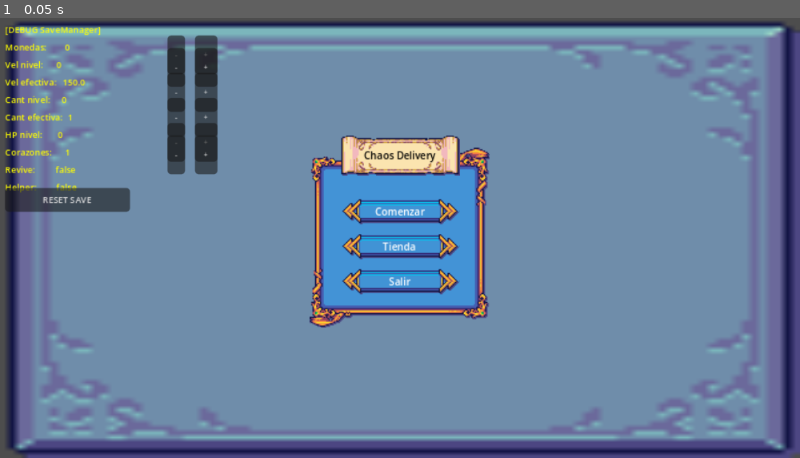
Above: before the commit, frame 1.
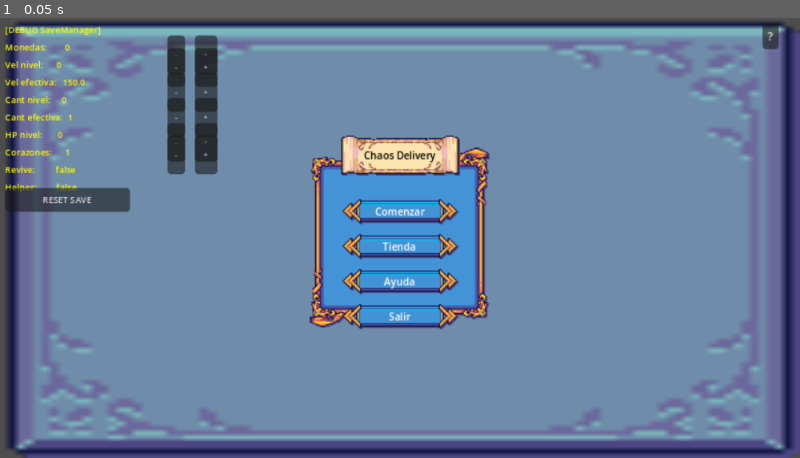
Above: after the commit, the same moment.

Repository: jaydev404/omega-kiro-game
Game: Godot game, scene res://Scenes/UI/ChaosMainMenu.tscn
The game is run twice, just before and just after one commit, with the same random seed, the same clock (stepped at 60 frames per second) and the same inputs.
Inputs:
- Up to frame 1 (0.05 s): no input

The runs differ from the first frame. In frame 1, 0.8% of the frame differs, in the area x 42-98%, y 1-71%.

Commit message:
feat: help screen with two tabs + main menu fixes HelpScreen: - Two tabs: HOW TO PLAY (controls, objective) and ITEMS (icon + name + desc rows) - Sprites with animation sheets cropped to first 16x16 frame via AtlasTexture sub-resource - Navigate tabs with arrow keys or mouse, close with Esc - Consumes all keyboard input while open to prevent menu bleed-through - Wrapped in CanvasLayer in both scenes so it centers on viewport Main menu: - BtnHelpSprite added as 4th button: Comenzar > Tienda > Ayuda > Salir - _is_over() fixed: uses get_canvas_transform() to convert world to viewport coords - Sprite2D -> TextureRect in items tab for proper HBox layout participation - Space/Enter no longer close HelpScreen (only Esc) - Keyboard nav hint added at bottom of HOW TO PLAY tab

Diff:
--- a/Scenes/Levels/ChaosGame.tscn
+++ b/Scenes/Levels/ChaosGame.tscn
@@ -8,6 +8,7 @@
 [ext_resource type="Script" uid="uid://d4aahxdrx7xsk" path="res://Scripts/GameManager.gd" id="6"]
 [ext_resource type="Script" path="res://Scripts/UI/PowerUpMenu.gd" id="17_pmenu"]
 [ext_resource type="Script" path="res://Scripts/UI/KeyboardMenu.gd" id="18_kmenu"]
+[ext_resource type="PackedScene" path="res://Scenes/UI/HelpScreen.tscn" id="19_help"]
 [ext_resource type="Texture2D" uid="uid://b47w3ju6wf7e6" path="res://Assets/UI/HUD/sprHUDHeartContainerMeter.png" id="7"]
 [ext_resource type="Texture2D" uid="uid://bye47q3y5ipqu" path="res://Assets/UI/Menu/Menu.png" id="9"]
 [ext_resource type="FontFile" uid="uid://d21uixh14b4m4" path="res://Assets/UI/font/pixelFont-7-8x14-sproutLands.ttf" id="11"]
@@ -543,3 +544,16 @@
 
 [node name="DeliveryTruckThird" parent="." unique_id=1247381373 instance=ExtResource("12_n0a8c")]
 position = Vector2(321, 75)
+
+[node name="BtnHelp" type="Button" parent="."]
+process_mode = 3
+position = Vector2(610, 4)
+offset_right = 26.0
+offset_bottom = 18.0
+theme_override_font_sizes/font_size = 9
+text = "?"
+
+[node name="HelpScreenLayer" type="CanvasLayer" parent="."]
+process_mode = 3
+
+[node name="HelpScreen" parent="HelpScreenLayer" instance=ExtResource("19_help")]
--- a/Scenes/UI/ChaosMainMenu.tscn
+++ b/Scenes/UI/ChaosMainMenu.tscn
@@ -6,6 +6,7 @@
 [ext_resource type="Texture2D" uid="uid://ck2kujfx1uty4" path="res://Assets/UI/Menu/title.png" id="4"]
 [ext_resource type="Texture2D" uid="uid://cihkys1oo33i" path="res://Assets/UI/Menu/button.png" id="5"]
 [ext_resource type="Script" path="res://Scripts/UI/DebugSavePanel.gd" id="6"]
+[ext_resource type="PackedScene" path="res://Scenes/UI/HelpScreen.tscn" id="7_help"]
 
 [sub_resource type="FontVariation" id="FontVariation_0kg5h"]
 
@@ -112,7 +113,7 @@
 vertical_alignment = 1
 
 [node name="BtnExitSprite" type="AnimatedSprite2D" parent="." unique_id=1845638929]
-position = Vector2(320, 211)
+position = Vector2(320, 239)
 sprite_frames = SubResource("SpriteFrames_btn")
 animation = &"states"
 
@@ -124,6 +125,22 @@
 theme_override_fonts/font = SubResource("FontVariation_d30n5")
 theme_override_font_sizes/font_size = 8
 text = "Salir"
+horizontal_alignment = 1
+vertical_alignment = 1
+
+[node name="BtnHelpSprite" type="AnimatedSprite2D" parent="."]
+position = Vector2(320, 211)
+sprite_frames = SubResource("SpriteFrames_btn")
+animation = &"states"
+
+[node name="Label" type="Label" parent="BtnHelpSprite"]
+offset_left = -48.0
+offset_top = -11.0
+offset_right = 48.0
+offset_bottom = 11.0
+theme_override_fonts/font = SubResource("FontVariation_d30n5")
+theme_override_font_sizes/font_size = 8
+text = "Ayuda"
 horizontal_alignment = 1
 vertical_alignment = 1
 
@@ -147,3 +164,15 @@
 offset_bottom = 148.0
 theme_override_font_sizes/font_size = 7
 text = "RESET SAVE"
+
+[node name="BtnHelp" type="Button" parent="."]
+position = Vector2(610, 4)
+offset_right = 26.0
+offset_bottom = 18.0
+theme_override_font_sizes/font_size = 9
+text = "?"
+tooltip_text = "Ayuda"
+
+[node name="HelpScreenLayer" type="CanvasLayer" parent="."]
+
+[node name="HelpScreen" parent="HelpScreenLayer" instance=ExtResource("7_help")]
--- /dev/null
+++ b/Scenes/UI/HelpScreen.tscn
@@ -0,0 +1,393 @@
+[gd_scene format=3]
+
+[ext_resource type="Script" path="res://Scripts/UI/HelpScreen.gd" id="1"]
+[ext_resource type="Texture2D" path="res://Assets/Objects/Box/sprBox.png" id="2"]
+[ext_resource type="Texture2D" path="res://Assets/Objects/Box/sprBluePot.png" id="3"]
+[ext_resource type="Texture2D" path="res://Assets/Objects/Bombs/sprWeaponBomb.png" id="4"]
+[ext_resource type="Texture2D" path="res://Assets/Objects/Items/sprGoldCoin.png" id="5"]
+[ext_resource type="Texture2D" path="res://Assets/Objects/Items/sprRuby.png" id="6"]
+[ext_resource type="Texture2D" path="res://Assets/Objects/Items/sprSilverCoin.png" id="7"]
+
+[sub_resource type="AtlasTexture" id="atlas_gold"]
+atlas = ExtResource("5")
+region = Rect2(0, 0, 16, 16)
+
+[sub_resource type="AtlasTexture" id="atlas_silver"]
+atlas = ExtResource("7")
+region = Rect2(0, 0, 16, 16)
+
+[sub_resource type="AtlasTexture" id="atlas_ruby"]
+atlas = ExtResource("6")
+region = Rect2(0, 0, 16, 16)
+
+[sub_resource type="AtlasTexture" id="atlas_bomb"]
+atlas = ExtResource("4")
+region = Rect2(0, 0, 16, 16)
+
+[node name="HelpScreen" type="Control"]
+visible = false
+script = ExtResource("1")
+layout_mode = 3
+anchors_preset = 15
+anchor_right = 1.0
+anchor_bottom = 1.0
+grow_horizontal = 2
+grow_vertical = 2
+
+[node name="Bg" type="ColorRect" parent="."]
+layout_mode = 0
+anchor_right = 1.0
+anchor_bottom = 1.0
+color = Color(0, 0, 0, 0.75)
+
+[node name="Panel" type="VBoxContainer" parent="."]
+layout_mode = 0
+anchor_left = 0.5
+anchor_top = 0.5
+anchor_right = 0.5
+anchor_bottom = 0.5
+offset_left = -155.0
+offset_top = -120.0
+offset_right = 155.0
+offset_bottom = 120.0
+theme_override_constants/separation = 6
+
+[node name="Title" type="Label" parent="Panel"]
+layout_mode = 2
+theme_override_colors/font_color = Color(1, 0.9, 0.2, 1)
+theme_override_font_sizes/font_size = 11
+text = "AYUDA"
+horizontal_alignment = 1
+
+[node name="NavRow" type="HBoxContainer" parent="Panel"]
+layout_mode = 2
+theme_override_constants/separation = 8
+alignment = 1
+
+[node name="BtnPrev" type="Button" parent="Panel/NavRow"]
+layout_mode = 2
+custom_minimum_size = Vector2(20, 16)
+theme_override_font_sizes/font_size = 9
+text = "◀"
+
+[node name="TabLabel" type="Label" parent="Panel/NavRow"]
+layout_mode = 2
+custom_minimum_size = Vector2(120, 0)
+theme_override_font_sizes/font_size = 9
+text = "◀  CÓMO JUGAR  ▶"
+horizontal_alignment = 1
+vertical_alignment = 1
+
+[node name="BtnNext" type="Button" parent="Panel/NavRow"]
+layout_mode = 2
+custom_minimum_size = Vector2(20, 16)
+theme_override_font_sizes/font_size = 9
+text = "▶"
+
+[node name="Separator" type="ColorRect" parent="Panel"]
+layout_mode = 2
+custom_minimum_size = Vector2(0, 1)
+color = Color(0.5, 0.5, 0.5, 0.5)
+
+[node name="Content" type="Control" parent="Panel"]
+layout_mode = 2
+custom_minimum_size = Vector2(0, 180)
+
+[node name="Tab0" type="VBoxContainer" parent="Panel/Content"]
+layout_mode = 1
+anchor_right = 1.0
+anchor_bottom = 1.0
+grow_horizontal = 2
+grow_vertical = 2
+theme_override_constants/separation = 5
+
+[node name="GameDesc" type="Label" parent="Panel/Content/Tab0"]
+layout_mode = 2
+theme_override_colors/font_color = Color(0.9, 0.9, 0.9, 1)
+theme_override_font_sizes/font_size = 7
+autowrap_mode = 2
+text = "Eres repartidor de una empresa caótica. Los drones traen paquetes, monedas y... sorpresas. Entrega los paquetes en el punto correcto, recoge monedas y sobrevive 25 minutos."
+
+[node name="Sep1" type="ColorRect" parent="Panel/Content/Tab0"]
+layout_mode = 2
+custom_minimum_size = Vector2(0, 1)
+color = Color(0.4, 0.4, 0.4, 0.4)
+
+[node name="ControlsTitle" type="Label" parent="Panel/Content/Tab0"]
+layout_mode = 2
+theme_override_colors/font_color = Color(1, 0.85, 0.3, 1)
+theme_override_font_sizes/font_size = 8
+text = "CONTROLES"
+
+[node name="Controls" type="GridContainer" parent="Panel/Content/Tab0"]
+layout_mode = 2
+columns = 2
+theme_override_constants/h_separation = 10
+theme_override_constants/v_separation = 3
+
+[node name="K1" type="Label" parent="Panel/Content/Tab0/Controls"]
+layout_mode = 2
+theme_override_colors/font_color = Color(0.4, 0.8, 1, 1)
+theme_override_font_sizes/font_size = 7
+text = "WASD"
+
+[node name="D1" type="Label" parent="Panel/Content/Tab0/Controls"]
+layout_mode = 2
+theme_override_font_sizes/font_size = 7
+text = "Mover al jugador"
+
+[node name="K2" type="Label" parent="Panel/Content/Tab0/Controls"]
+layout_mode = 2
+theme_override_colors/font_color = Color(0.4, 0.8, 1, 1)
+theme_override_font_sizes/font_size = 7
+text = "Shift"
+
+[node name="D2" type="Label" parent="Panel/Content/Tab0/Controls"]
+layout_mode = 2
+theme_override_font_sizes/font_size = 7
+text = "Sprint"
+
+[node name="K3" type="Label" parent="Panel/Content/Tab0/Controls"]
+layout_mode = 2
+theme_override_colors/font_color = Color(0.4, 0.8, 1, 1)
+theme_override_font_sizes/font_size = 7
+text = "E"
+
+[node name="D3" type="Label" parent="Panel/Content/Tab0/Controls"]
+layout_mode = 2
+theme_override_font_sizes/font_size = 7
+text = "Recoger / Soltar / Entregar"
+
+[node name="K4" type="Label" parent="Panel/Content/Tab0/Controls"]
+layout_mode = 2
+theme_override_colors/font_color = Color(0.4, 0.8, 1, 1)
+theme_override_font_sizes/font_size = 7
+text = "Esc"
+
+[node name="D4" type="Label" parent="Panel/Content/Tab0/Controls"]
+layout_mode = 2
+theme_override_font_sizes/font_size = 7
+text = "Pausar"
+
+[node name="Sep2" type="ColorRect" parent="Panel/Content/Tab0"]
+layout_mode = 2
+custom_minimum_size = Vector2(0, 1)
+color = Color(0.4, 0.4, 0.4, 0.4)
+
+[node name="ObjectiveTitle" type="Label" parent="Panel/Content/Tab0"]
+layout_mode = 2
+theme_override_colors/font_color = Color(1, 0.85, 0.3, 1)
+theme_override_font_sizes/font_size = 8
+text = "OBJETIVO"
+
+[node name="Objective" type="Label" parent="Panel/Content/Tab0"]
+layout_mode = 2
+theme_override_colors/font_color = Color(0.9, 0.9, 0.9, 1)
+theme_override_font_sizes/font_size = 7
+autowrap_mode = 2
+text = "Entrega paquetes en el punto correcto para ganar XP y monedas. Sube de nivel para elegir mejoras temporales. Sobrevive 25 minutos para ganar."
+
+[node name="HintNav" type="Label" parent="Panel/Content/Tab0"]
+layout_mode = 2
+theme_override_colors/font_color = Color(0.5, 0.5, 0.5, 1)
+theme_override_font_sizes/font_size = 6
+text = "Navega con ↑ ↓  •  Confirma con Enter o Espacio"
+horizontal_alignment = 1
+
+[node name="Tab1" type="VBoxContainer" parent="Panel/Content"]
+visible = false
+layout_mode = 1
+anchor_right = 1.0
+anchor_bottom = 1.0
+grow_horizontal = 2
+grow_vertical = 2
+theme_override_constants/separation = 6
+
+[node name="Row1" type="HBoxContainer" parent="Panel/Content/Tab1"]
+layout_mode = 2
+theme_override_constants/separation = 14
+alignment = 1
+
+[node name="Ico" type="TextureRect" parent="Panel/Content/Tab1/Row1"]
+layout_mode = 2
+custom_minimum_size = Vector2(24, 24)
+texture = ExtResource("2")
+expand_mode = 1
+stretch_mode = 5
+
+[node name="Text" type="VBoxContainer" parent="Panel/Content/Tab1/Row1"]
+layout_mode = 2
+size_flags_horizontal = 3
+size_flags_vertical = 0
+
+[node name="Name" type="Label" parent="Panel/Content/Tab1/Row1/Text"]
+layout_mode = 2
+theme_override_colors/font_color = Color(0.85, 0.55, 0.1, 1)
+theme_override_font_sizes/font_size = 8
+text = "Caja  /  Pot  /  3rd"
+
+[node name="Desc" type="Label" parent="Panel/Content/Tab1/Row1/Text"]
+layout_mode = 2
+theme_override_colors/font_color = Color(0.75, 0.75, 0.75, 1)
+theme_override_font_sizes/font_size = 6
+autowrap_mode = 2
+text = "Lleva al punto de entrega correcto segun su tipo"
+
+[node name="Row2" type="HBoxContainer" parent="Panel/Content/Tab1"]
+layout_mode = 2
+theme_override_constants/separation = 14
+alignment = 1
+
+[node name="Ico" type="TextureRect" parent="Panel/Content/Tab1/Row2"]
+layout_mode = 2
+custom_minimum_size = Vector2(24, 24)
+texture = SubResource("atlas_gold")
+expand_mode = 1
+stretch_mode = 5
+
+[node name="Text" type="VBoxContainer" parent="Panel/Content/Tab1/Row2"]
+layout_mode = 2
+size_flags_horizontal = 3
+size_flags_vertical = 0
+
+[node name="Name" type="Label" parent="Panel/Content/Tab1/Row2/Text"]
+layout_mode = 2
+theme_override_colors/font_color = Color(1, 0.85, 0.1, 1)
+theme_override_font_sizes/font_size = 8
+text = "Moneda Oro"
+
+[node name="Desc" type="Label" parent="Panel/Content/Tab1/Row2/Text"]
+layout_mode = 2
+theme_override_colors/font_color = Color(0.75, 0.75, 0.75, 1)
+theme_override_font_sizes/font_size = 6
+autowrap_mode = 2
+text = "+5 monedas. Se recoge automaticamente al tocar"
+
+[node name="Row3" type="HBoxContainer" parent="Panel/Content/Tab1"]
+layout_mode = 2
+theme_override_constants/separation = 14
+alignment = 1
+
+[node name="Ico" type="TextureRect" parent="Panel/Content/Tab1/Row3"]
+layout_mode = 2
+custom_minimum_size = Vector2(24, 24)
+texture = SubResource("atlas_silver")
+expand_mode = 1
+stretch_mode = 5
+
+[node name="Text" type="VBoxContainer" parent="Panel/Content/Tab1/Row3"]
+layout_mode = 2
+size_flags_horizontal = 3
+size_flags_vertical = 0
+
+[node name="Name" type="Label" parent="Panel/Content/Tab1/Row3/Text"]
+layout_mode = 2
+theme_override_colors/font_color = Color(0.75, 0.75, 0.75, 1)
+theme_override_font_sizes/font_size = 8
+text = "Moneda Plata"
+
+[node name="Desc" type="Label" parent="Panel/Content/Tab1/Row3/Text"]
+layout_mode = 2
+theme_override_colors/font_color = Color(0.75, 0.75, 0.75, 1)
+theme_override_font_sizes/font_size = 6
+autowrap_mode = 2
+text = "+1 moneda. Se recoge automaticamente al tocar"
+
+[node name="Row4" type="HBoxContainer" parent="Panel/Content/Tab1"]
+layout_mode = 2
+theme_override_constants/separation = 14
+alignment = 1
+
+[node name="Ico" type="TextureRect" parent="Panel/Content/Tab1/Row4"]
+layout_mode = 2
+custom_minimum_size = Vector2(24, 24)
+texture = SubResource("atlas_ruby")
+expand_mode = 1
+stretch_mode = 5
+
+[node name="Text" type="VBoxContainer" parent="Panel/Content/Tab1/Row4"]
+layout_mode = 2
+size_flags_horizontal = 3
+size_flags_vertical = 0
+
+[node name="Name" type="Label" parent="Panel/Content/Tab1/Row4/Text"]
+layout_mode = 2
+theme_override_colors/font_color = Color(0.8, 0.2, 0.8, 1)
+theme_override_font_sizes/font_size = 8
+text = "Ruby"
+
+[node name="Desc" type="Label" parent="Panel/Content/Tab1/Row4/Text"]
+layout_mode = 2
+theme_override_colors/font_color = Color(0.75, 0.75, 0.75, 1)
+theme_override_font_sizes/font_size = 6
+autowrap_mode = 2
+text = "Elige una mejora temporal al recogerlo"
+
+[node name="Row5" type="HBoxContainer" parent="Panel/Content/Tab1"]
+layout_mode = 2
+theme_override_constants/separation = 14
+alignment = 1
+
+[node name="Ico" type="Label" parent="Panel/Content/Tab1/Row5"]
+layout_mode = 2
+custom_minimum_size = Vector2(24, 24)
+theme_override_colors/font_color = Color(0.55, 0.1, 0.75, 1)
+theme_override_font_sizes/font_size = 16
+text = "?"
+horizontal_alignment = 1
+vertical_alignment = 1
+
+[node name="Text" type="VBoxContainer" parent="Panel/Content/Tab1/Row5"]
+layout_mode = 2
+size_flags_horizontal = 3
+size_flags_vertical = 0
+
+[node name="Name" type="Label" parent="Panel/Content/Tab1/Row5/Text"]
+layout_mode = 2
+theme_override_colors/font_color = Color(0.7, 0.3, 1, 1)
+theme_override_font_sizes/font_size = 8
+text = "Caja Sorpresa"
+
+[node name="Desc" type="Label" parent="Panel/Content/Tab1/Row5/Text"]
+layout_mode = 2
+theme_override_colors/font_color = Color(0.75, 0.75, 0.75, 1)
+theme_override_font_sizes/font_size = 6
+autowrap_mode = 2
+text = "Revela aleatoriamente: moneda, ruby o bomba"
+
+[node name="Row6" type="HBoxContainer" parent="Panel/Content/Tab1"]
+layout_mode = 2
+theme_override_constants/separation = 14
+alignment = 1
+
+[node name="Ico" type="TextureRect" parent="Panel/Content/Tab1/Row6"]
+layout_mode = 2
+custom_minimum_size = Vector2(24, 24)
+texture = SubResource("atlas_bomb")
+expand_mode = 1
+stretch_mode = 5
+
+[node name="Text" type="VBoxContainer" parent="Panel/Content/Tab1/Row6"]
+layout_mode = 2
+size_flags_horizontal = 3
+size_flags_vertical = 0
+
+[node name="Name" type="Label" parent="Panel/Content/Tab1/Row6/Text"]
+layout_mode = 2
+theme_override_colors/font_color = Color(1, 0.3, 0.1, 1)
+theme_override_font_sizes/font_size = 8
+text = "Bomba"
+
+[node name="Desc" type="Label" parent="Panel/Content/Tab1/Row6/Text"]
+layout_mode = 2
+theme_override_colors/font_color = Color(0.75, 0.75, 0.75, 1)
+theme_override_font_sizes/font_size = 6
+autowrap_mode = 2
+text = "Inmediata: explota al caer. Timer: cuenta regresiva, puedes recogerla y lanzarla"
+
+[node name="BtnClose" type="Button" parent="Panel"]
+layout_mode = 2
+custom_minimum_size = Vector2(80, 18)
+theme_override_font_sizes/font_size = 8
+text = "Cerrar  [Esc]"
+alignment = 4
--- a/Scripts/GameManager.gd
+++ b/Scripts/GameManager.gd
@@ -108,6 +108,11 @@
 		_btn_main_menu.pressed.connect(_on_main_menu)
 	if _btn_quit:
 		_btn_quit.pressed.connect(_on_quit)
+	# Botón de ayuda en HUD
+	var btn_help := get_tree().current_scene.get_node_or_null("BtnHelp") as Button
+	var help_screen := get_tree().current_scene.get_node_or_null("HelpScreenLayer/HelpScreen")
+	if btn_help and help_screen:
+		btn_help.pressed.connect(func(): help_screen.visible = true)
 
 	if _power_menu:
 		_power_menu.visible = false
--- a/Scripts/UI/ChaosMainMenu.gd
+++ b/Scripts/UI/ChaosMainMenu.gd
@@ -5,6 +5,8 @@
 @onready var _btn_start: AnimatedSprite2D = $BtnStartSprite
 @onready var _btn_shop: AnimatedSprite2D  = $BtnShopSprite
 @onready var _btn_exit: AnimatedSprite2D  = $BtnExitSprite
+@onready var _btn_help_sprite: AnimatedSprite2D = $BtnHelpSprite
+@onready var _help_screen: Control = $HelpScreenLayer/HelpScreen
 
 ## Frames: 0=normal, 1=hover, 2=pressed, 3=disabled
 const FRAME_NORMAL  := 0
@@ -21,8 +23,9 @@
 	_btn_start.frame = FRAME_NORMAL
 	_btn_shop.frame  = FRAME_NORMAL
 	_btn_exit.frame  = FRAME_NORMAL
+	_btn_help_sprite.frame = FRAME_NORMAL
 
-	# Crear la flecha de selección (invisible hasta que el jugador presione arriba/abajo)
+	# Crear la flecha de selección
 	_arrow_label = Label.new()
 	_arrow_label.text = "▶"
 	_arrow_label.add_theme_color_override("font_color", Color(1, 0.9, 0.2, 1))
@@ -37,7 +40,7 @@
 			_keyboard_active = true
 			_arrow_label.visible = true
 			var dir := -1 if event.keycode == KEY_UP else 1
-			_selected_index = (_selected_index + dir + 3) % 3
+			_selected_index = (_selected_index + dir + 4) % 4
 			_update_keyboard_selection()
 			get_viewport().set_input_as_handled()
 			return
@@ -60,7 +63,7 @@
 			_handle_release(event.position)
 
 func _update_keyboard_selection() -> void:
-	var sprites: Array[AnimatedSprite2D] = [_btn_start, _btn_shop, _btn_exit]
+	var sprites: Array[AnimatedSprite2D] = [_btn_start, _btn_shop, _btn_help_sprite, _btn_exit]
 	for i in sprites.size():
 		sprites[i].frame = FRAME_HOVER if i == _selected_index else FRAME_NORMAL
 	var selected_sprite: AnimatedSprite2D = sprites[_selected_index]
@@ -70,17 +73,20 @@
 	match _selected_index:
 		0: _on_start()
 		1: _on_shop()
-		2: _on_exit()
+		2: _on_help()
+		3: _on_exit()
 
 func _reset_all_frames() -> void:
 	_btn_start.frame = FRAME_NORMAL
 	_btn_shop.frame  = FRAME_NORMAL
 	_btn_exit.frame  = FRAME_NORMAL
+	_btn_help_sprite.frame = FRAME_NORMAL
 
 func _update_hover(pos: Vector2) -> void:
-	_btn_start.frame = FRAME_HOVER if _is_over(_btn_start, pos) else FRAME_NORMAL
-	_btn_shop.frame  = FRAME_HOVER if _is_over(_btn_shop,  pos) else FRAME_NORMAL
-	_btn_exit.frame  = FRAME_HOVER if _is_over(_btn_exit,  pos) else FRAME_NORMAL
+	_btn_start.frame      = FRAME_HOVER if _is_over(_btn_start,      pos) else FRAME_NORMAL
+	_btn_shop.frame       = FRAME_HOVER if _is_over(_btn_shop,       pos) else FRAME_NORMAL
+	_btn_exit.frame       = FRAME_HOVER if _is_over(_btn_exit,       pos) else FRAME_NORMAL
+	_btn_help_sprite.frame = FRAME_HOVER if _is_over(_btn_help_sprite, pos) else FRAME_NORMAL
 
 func _handle_press(pos: Vector2) -> void:
 	if _is_over(_btn_start, pos):
@@ -89,6 +95,8 @@
 		_btn_shop.frame = FRAME_PRESSED
 	elif _is_over(_btn_exit, pos):
 		_btn_exit.frame = FRAME_PRESSED
+	elif _is_over(_btn_help_sprite, pos):
+		_btn_help_sprite.frame = FRAME_PRESSED
 
 func _handle_release(pos: Vector2) -> void:
 	if _is_over(_btn_start, pos):
@@ -97,12 +105,16 @@
 		_on_shop()
 	elif _is_over(_btn_exit, pos):
 		_on_exit()
+	elif _is_over(_btn_help_sprite, pos):
+		_on_help()
 	_reset_all_frames()
 
 func _is_over(sprite: AnimatedSprite2D, pos: Vector2) -> bool:
 	var half_w := 48.0
 	var half_h := 11.0
-	var rect := Rect2(sprite.global_position.x - half_w, sprite.global_position.y - half_h, 96.0, 22.0)
+	# Convertir posición del sprite de coordenadas mundo a coordenadas viewport
+	var screen_pos := get_viewport().get_canvas_transform() * sprite.global_position
+	var rect := Rect2(screen_pos.x - half_w, screen_pos.y - half_h, 96.0, 22.0)
 	return rect.has_point(pos)
 
 func _on_start() -> void:
@@ -111,5 +123,8 @@
 func _on_shop() -> void:
 	get_tree().change_scene_to_file("res://Scenes/UI/Shop.tscn")
 
+func _on_help() -> void:
+	_help_screen.visible = true
+
 func _on_exit() -> void:
 	get_tree().quit()
--- /dev/null
+++ b/Scripts/UI/HelpScreen.gd
@@ -0,0 +1,59 @@
+## HelpScreen — pantalla de ayuda con dos pestañas navegables por teclado y mouse.
+## Pestaña 0: CÓMO JUGAR (controles y objetivo)
+## Pestaña 1: ITEMS (descripción visual de cada objeto del juego)
+extends Control
+
+var _current_tab: int = 0
+var _tabs: Array[Control] = []
+
+@onready var _tab0: Control = $Panel/Content/Tab0
+@onready var _tab1: Control = $Panel/Content/Tab1
+@onready var _btn_prev: Button = $Panel/NavRow/BtnPrev
+@onready var _btn_next: Button = $Panel/NavRow/BtnNext
+@onready var _tab_label: Label = $Panel/NavRow/TabLabel
+@onready var _btn_close: Button = $Panel/BtnClose
+
+const TAB_NAMES := ["CÓMO JUGAR", "ITEMS"]
+
+func _ready() -> void:
+	_tabs = [_tab0, _tab1]
+	_btn_prev.pressed.connect(_on_prev)
+	_btn_next.pressed.connect(_on_close if false else _on_prev)
+	_btn_next.pressed.connect(_on_next)
+	_btn_close.pressed.connect(_on_close)
+	_show_tab(0)
+
+func _notification(what: int) -> void:
+	if what == NOTIFICATION_VISIBILITY_CHANGED and visible:
+		_show_tab(0)
+
+func _unhandled_input(event: InputEvent) -> void:
+	if not visible:
+		return
+	if event is InputEventKey and event.pressed:
+		match event.keycode:
+			KEY_LEFT:
+				_on_prev()
+			KEY_RIGHT:
+				_on_next()
+			KEY_ESCAPE:
+				_on_close()
+		# Consumir todo el input mientras la pantalla está abierta
+		get_viewport().set_input_as_handled()
+
+func _on_prev() -> void:
+	_show_tab((_current_tab - 1 + _tabs.size()) % _tabs.size())
+
+func _on_next() -> void:
+	_show_tab((_current_tab + 1) % _tabs.size())
+
+func _on_close() -> void:
+	visible = false
+
+func _show_tab(index: int) -> void:
+	_current_tab = index
+	for i in _tabs.size():
+		_tabs[i].visible = (i == index)
+	_tab_label.text = "◀  " + TAB_NAMES[index] + "  ▶"
+	_btn_prev.disabled = false
+	_btn_next.disabled = false
Not shown, added: Scripts/UI/HelpScreen.gd.uid
Not shown, changed: CHANGELOG.md
